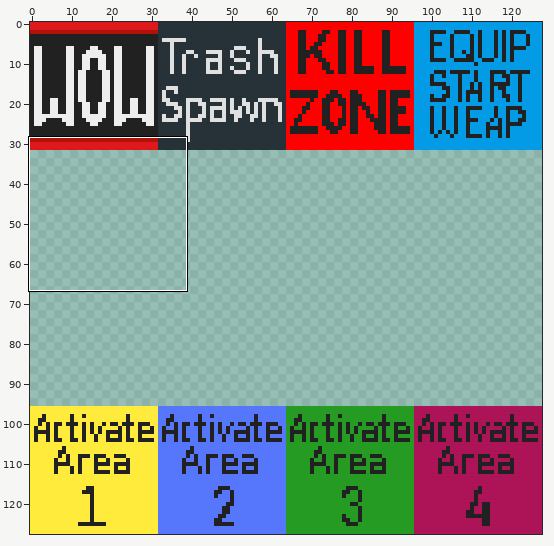
Pixel-art file, stored at Sprites/Tile_Sets/Map_Parts/Misc_Map_Parts_00.aseprite. The first picture is a wide view before the edit; the outline marks the close-up.
Close-up. Before the edit:
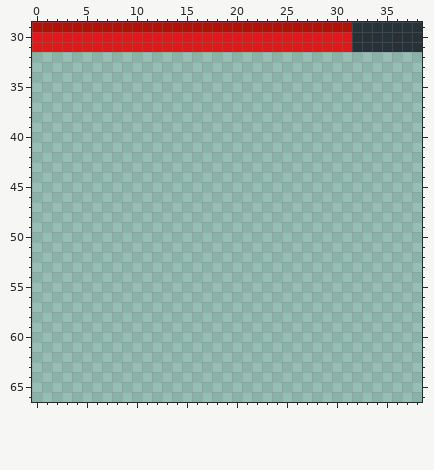
128x128 pixels, 1 frame. Shown: x 0..38, y 29..66.
Once edited:
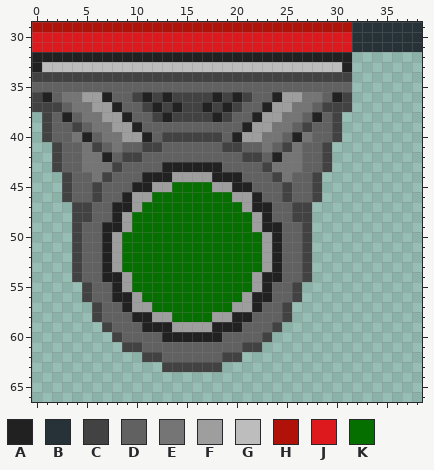
Palette (. is transparent): A #212121  B #263238  C #424242  D #616161  E #757575  F #9e9e9e  G #bdbdbd  H #b0120a  J #dd191d  K #056f00
The author wrote: Updated MP 31 Falling block to new map system and added it to the new map parts tileset
From old to new:
Changed rows in their new state; - is an unchanged pixel.
Layer "Layer 2":
first column x 0:
32 AAAAAAAAAAAAAAAAAAAAAAAAAAAAAAAA
33 AGGGGGGGGGGGGGGGGGGGGGGGGGGGGGGA
34 CCCCCCCCCCCCCCCCCCCCCCCCCCCCCCCC
35 DDDDDDDDDDDDDDDDDDDDDDDDDDDDDDDD
36 CADEEFFADDCACACCCCACACDDAFFEEDAC
37 CCCDEEFFADDCACACCACACDDAFFEEDCCC
38 -CDADEEFFADDCACCCCACDDAFFEEDADC-
39 -CDDCDEEFFADDDDDDDDDDAFFEEDCDDC-
40 -CDDEADEEFFADCCCCCCDAFFEEDAEDDC-
41 --CDDECDEDDCCDDDDDDCCDDEDCEDDC--
42 --CDDEEADCCDDDDDDDDDDCCDAEEDDC--
43 --CDDEEECDDDDAAAAAADDDDCEEEDDC--
44 ---CDDECDDDAAAFFFFAAADDDCEDDC---
45 ---CDDCDDDAAFFKKKKFFAADDDCDDC---
46 ---CDDCDDAFFKKKKKKKKFFADDCDDC---
47 ----CCDDAAFKKKKKKKKKKFAADDCC----
48 ----CCDDAFKKKKKKKKKKKKFADDCC----
49 ----CDDAAFKKKKKKKKKKKKFAADDC----
50 ----CDDAFKKKKKKKKKKKKKKFADDC----
51 ----CDDAFKKKKKKKKKKKKKKFADDC----
52 ----CDDAFKKKKKKKKKKKKKKFADDC----
53 ----CDDAFKKKKKKKKKKKKKKFADDC----
54 ----CDDAAFKKKKKKKKKKKKFAADDC----
55 -----CDDAFKKKKKKKKKKKKFADDC-----
56 -----CDDAAFKKKKKKKKKKFAADDC-----
57 ------CDDAFFKKKKKKKKFFADDC------
58 ------CDDDAAFFKKKKFFAADDDC------
59 -------CDDDAAAFFFFAAADDDC-------
60 --------CDDDDAAAAAADDDDC--------
61 ---------CCDDDDDDDDDDCC---------
62 -----------CCDDDDDDCC-----------
63 -------------CCCCCC-------------
Where, in picture pixels (left, top, right, bottom), the same in both close-ups:
added: (32, 52, 352, 372)
